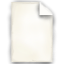
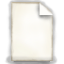
Revision of a layered (64, 64) image; what changed, layer by layer:
painted on "Layer" over [39, 2, 53, 15]
painted on "Background" over [11, 2, 54, 62]
painted on "Layer #1" over [4, 0, 58, 64]
